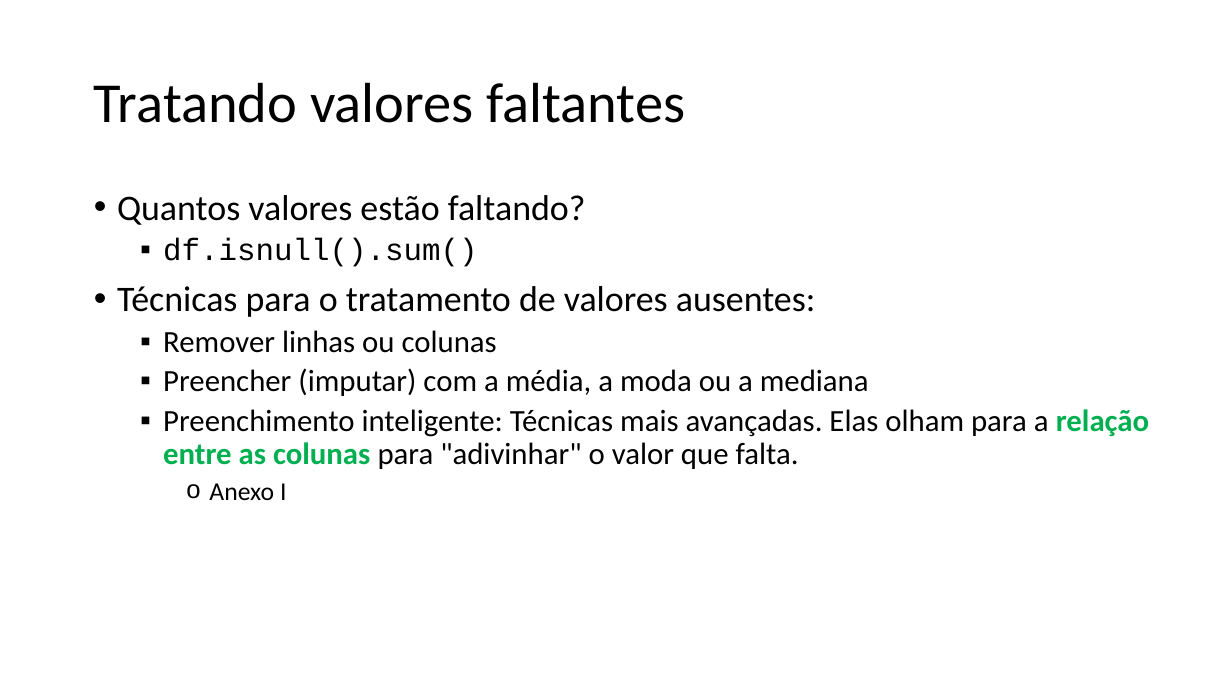
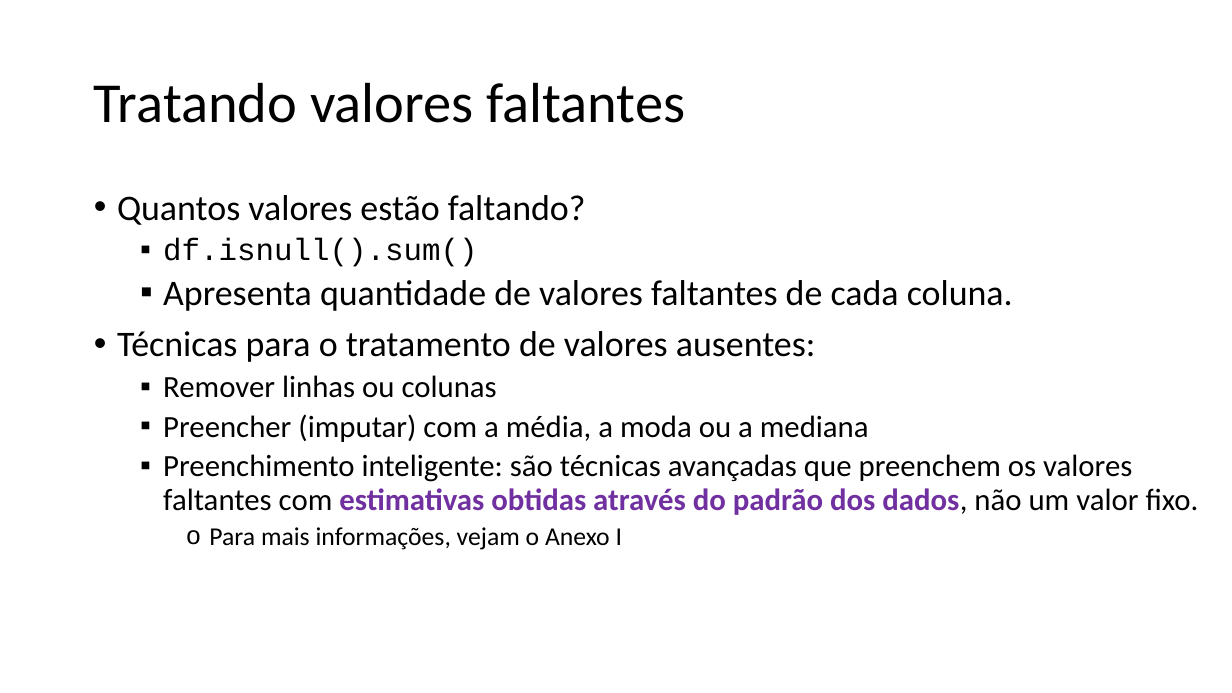
Before and after one commit to zz4fap/c24_inteligencia_artificial, a slide deck: slide 18 of slides/C24_EDA.pptx (slide 16 before the commit). Drawn at 1232x693 pixels with LibreOffice and Linux fonts; fonts in the diff are those of the drawing. Boxes give left, top, right and bottom in pixels: in the first picture for what was removed or moved away, otherwise in the second. Text is boxed around its words. In the diff, an @@ line names an element or a change of style, - is before the commit and + after.

```diff
--- a/slides/C24_EDA.pptx
+++ b/slides/C24_EDA.pptx
@@ text at <box>163,280,1013,311</box>: paragraph added @@
+  ▪ Apresenta quantidade de valores faltantes de cada coluna.
@@ text at <box>163,454,1199,550</box>: text changed @@
-  ▪ Preenchimento inteligente: Técnicas mais avançadas. Elas olham para a relação entre as colunas para "adivinhar" o valor que falta.
-    o Anexo I
+  ▪ Preenchimento inteligente: são técnicas avançadas que preenchem os valores faltantes com estimativas obtidas através do padrão dos dados, não um valor fixo.
+    o Para mais informações, vejam o Anexo I
```
Also in this commit, not shown: 16 other slides changed, 3 slides added, 1 other file.
